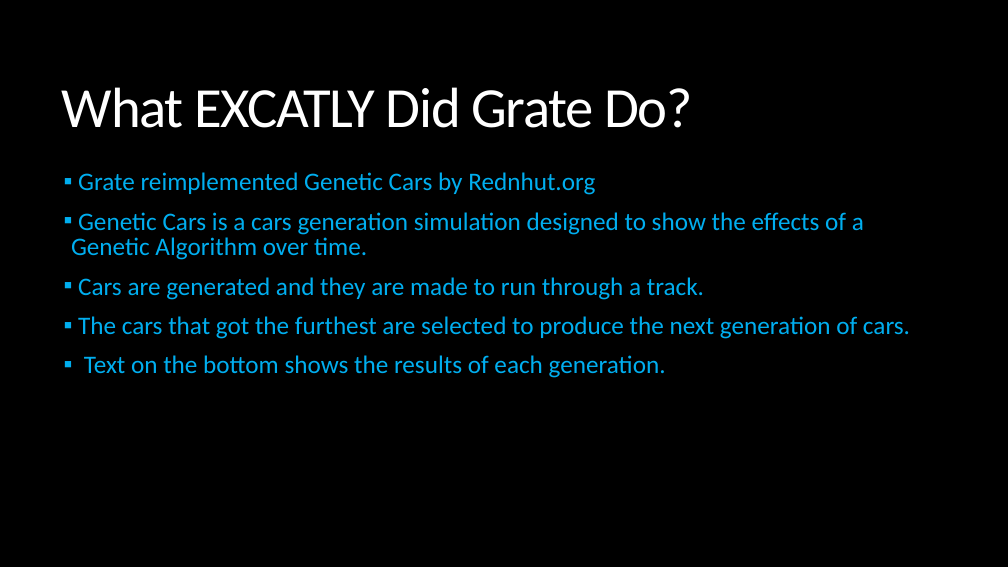
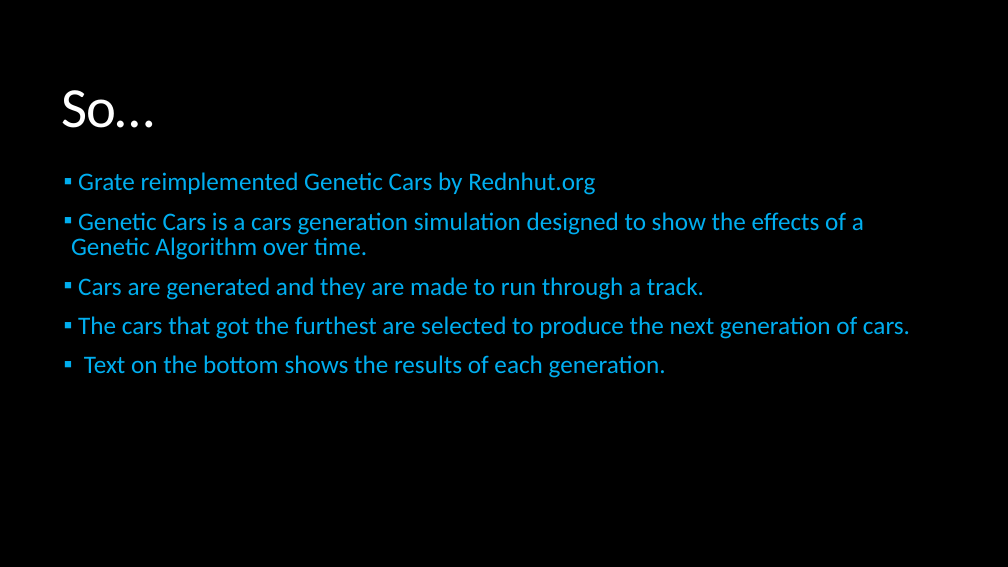
Before and after one commit to KelvinKKLin/GrateBox, a slide deck: slide 4 of Presentation.pptx (slide 5 before the commit). Drawn at 1008x567 pixels with LibreOffice and Linux fonts; fonts in the diff are those of the drawing. Boxes give left, top, right and bottom in pixels: in the first picture for what was removed or moved away, otherwise in the second. Text is boxed around its words. In the diff, an @@ line names an element or a change of style, - is before the commit and + after.

```diff
--- a/Presentation.pptx
+++ b/Presentation.pptx
@@ title at (62,90,155,128): text changed @@
-What EXCATLY Did Grate Do?
+So…
```
Also in this commit, not shown: 6 other slides changed, 8 slides added, 1 slide removed.
